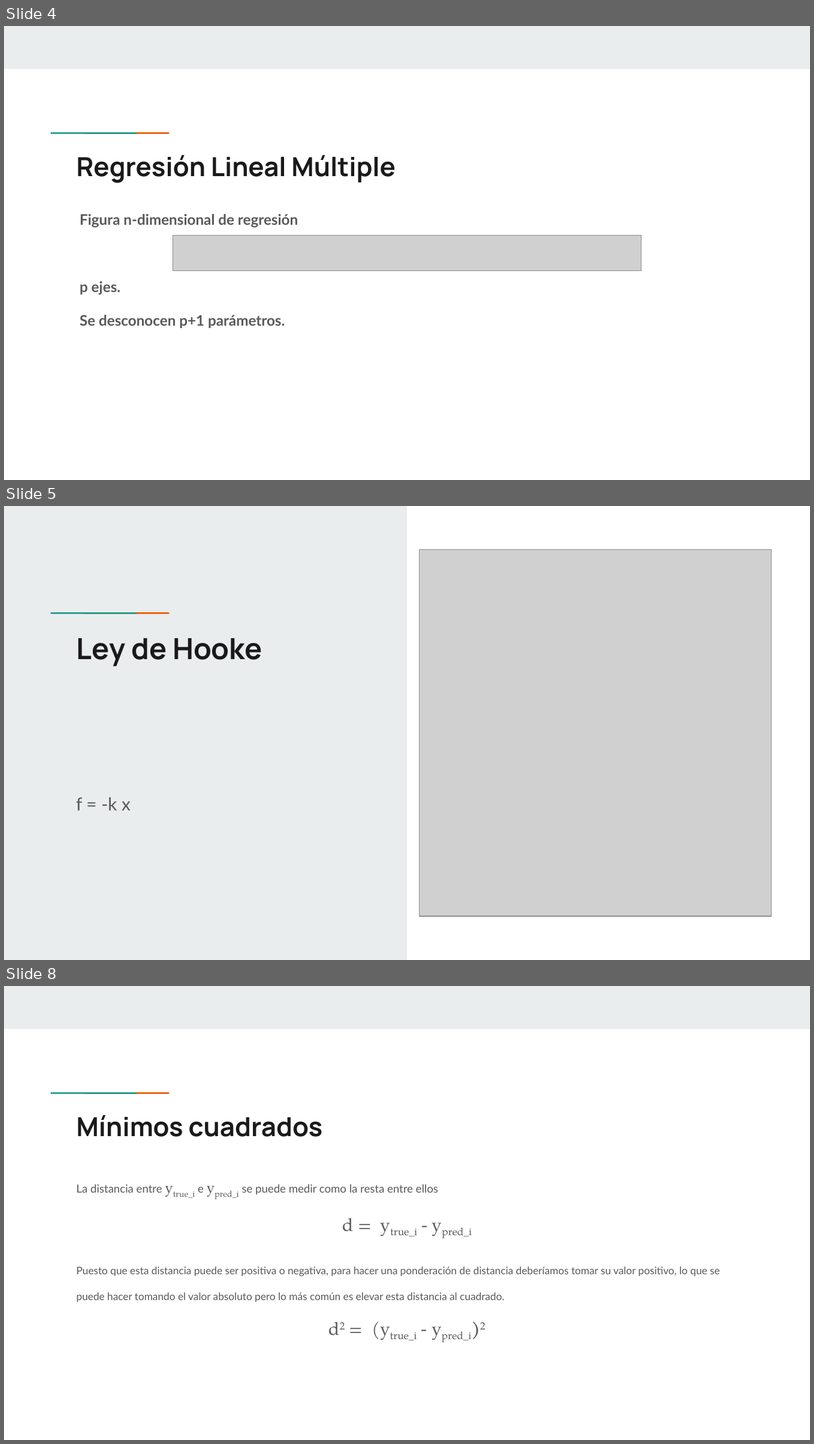
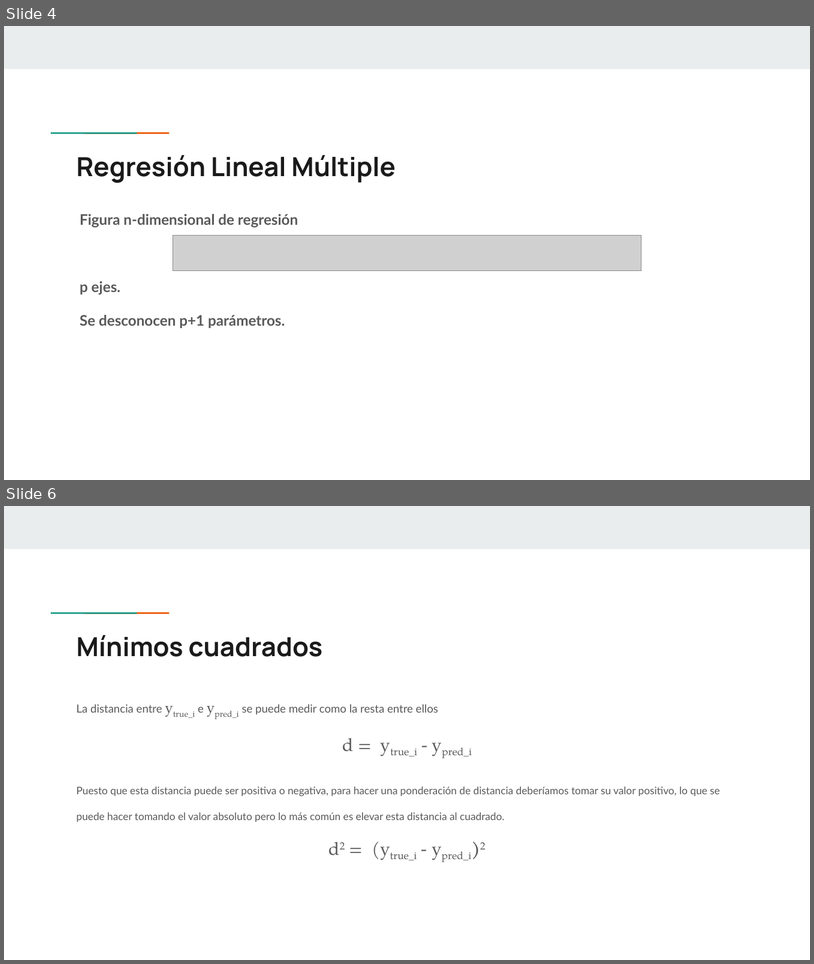
Before and after one commit to MaxiFrank7/Facultad, a slide deck: TUIA_Segundo/2Cuatrimestre/4C_MachineLearning/Unidad 2_ Regresión Lineal/Clase 3 - Regresión Lineal.pptx. Shown one above the other, each under a label of ours: slides 4, 5 and 8 before the commit, slides 4 and 6 after it; the slides between them are not shown. The pictures are 814x1444 and 814x964 pixels, drawn with LibreOffice and Linux fonts; fonts in the diff are those of the drawing; grey boxes stand for pictures. Boxes give left, top, right and bottom in pixels: in the first picture for what was removed or moved away, otherwise in the second. Text is boxed around its words. In the diff, an @@ line names an element or a change of style, - is before the commit and + after.

```diff
--- a/TUIA_Segundo/2Cuatrimestre/4C_MachineLearning/Unidad 2_ Regresión Lineal/Clase 3 - Regresión Lineal.pptx
+++ b/TUIA_Segundo/2Cuatrimestre/4C_MachineLearning/Unidad 2_ Regresión Lineal/Clase 3 - Regresión Lineal.pptx
@@ slide 5 removed at [4, 506, 810, 960], background #FFFFFF; not listed: 2 template elements that a slide beside it also shows @@
@@ rectangle removed at [4, 506, 407, 959] @@
@@ picture removed at [419, 550, 771, 916] @@
@@ title removed at [77, 638, 263, 666] @@
-Ley de Hooke
@@ subtitle removed at [76, 797, 131, 810] @@
-f = -k x
@@ what was slide 8 is now slide 6 @@
```
Also in this commit, not shown: 4 slides changed, 2 slides added, 2 other slides removed, 53 other files.
